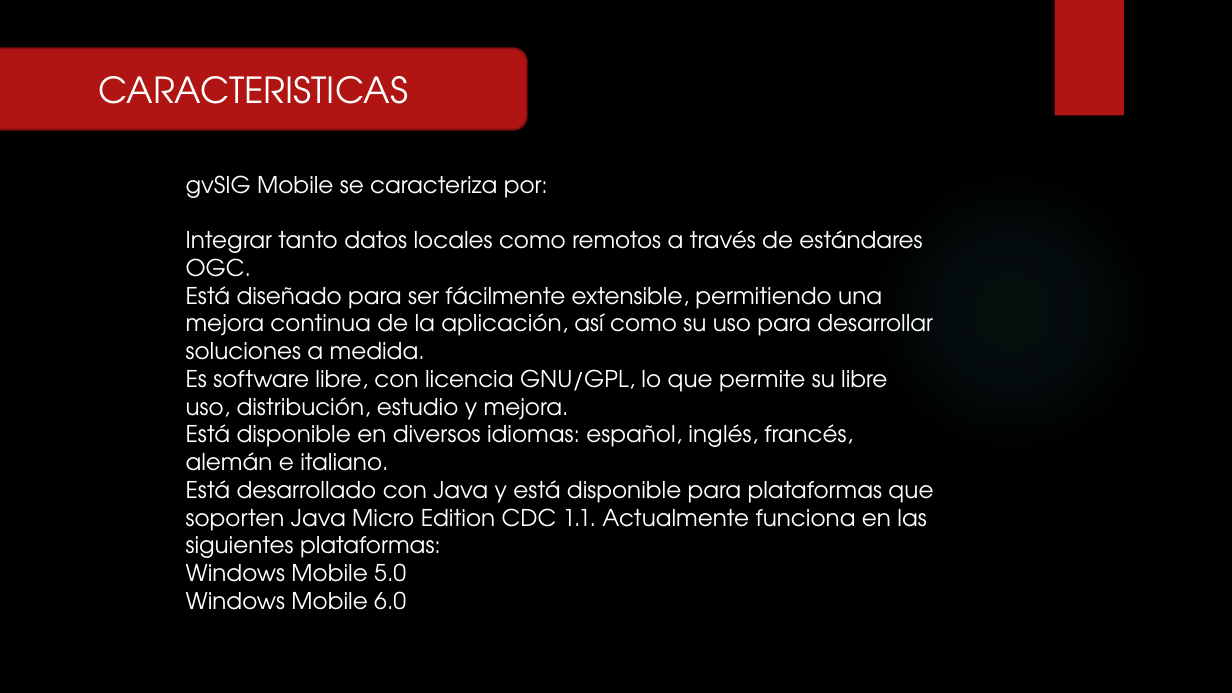
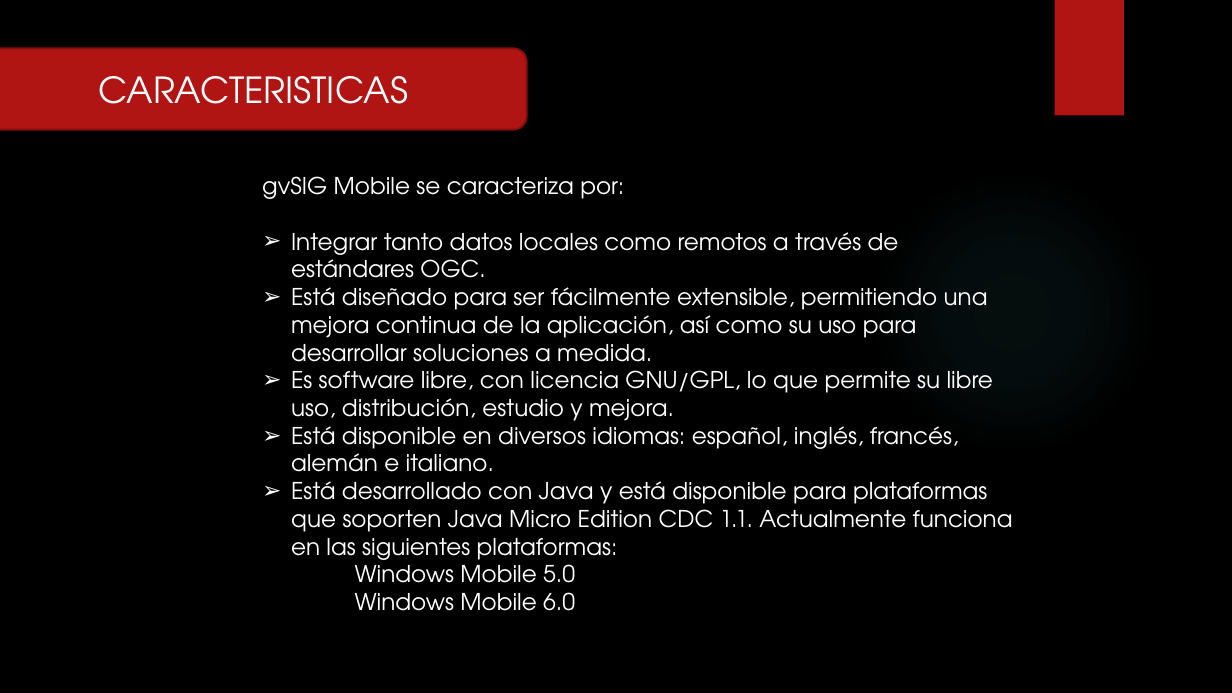
Before and after one commit to RFray/gvSIG, a slide deck: slide 11 of Expo-gvSIG.pptx (slide 10 before the commit). Drawn at 1232x693 pixels with LibreOffice and Linux fonts; fonts in the diff are those of the drawing; background and template pictures are left out. Boxes give left, top, right and bottom in pixels: in the first picture for what was removed or moved away, otherwise in the second. Text is boxed around its words. In the diff, an @@ line names an element or a change of style, - is before the commit and + after.

```diff
--- a/Expo-gvSIG.pptx
+++ b/Expo-gvSIG.pptx
@@ text "gvSIG Mobile se caracteriza por:": place and size @@
-text "gvSIG Mobile se caracteriza por:" at box(186, 175, 933, 610)
+text "gvSIG Mobile se caracteriza por:" at box(262, 176, 1013, 611)
@@ text at box(291, 232, 1013, 566): bullet none to ➢ @@
```
Also in this commit, not shown: 6 other slides changed, 3 slides added, 1 slide removed.
